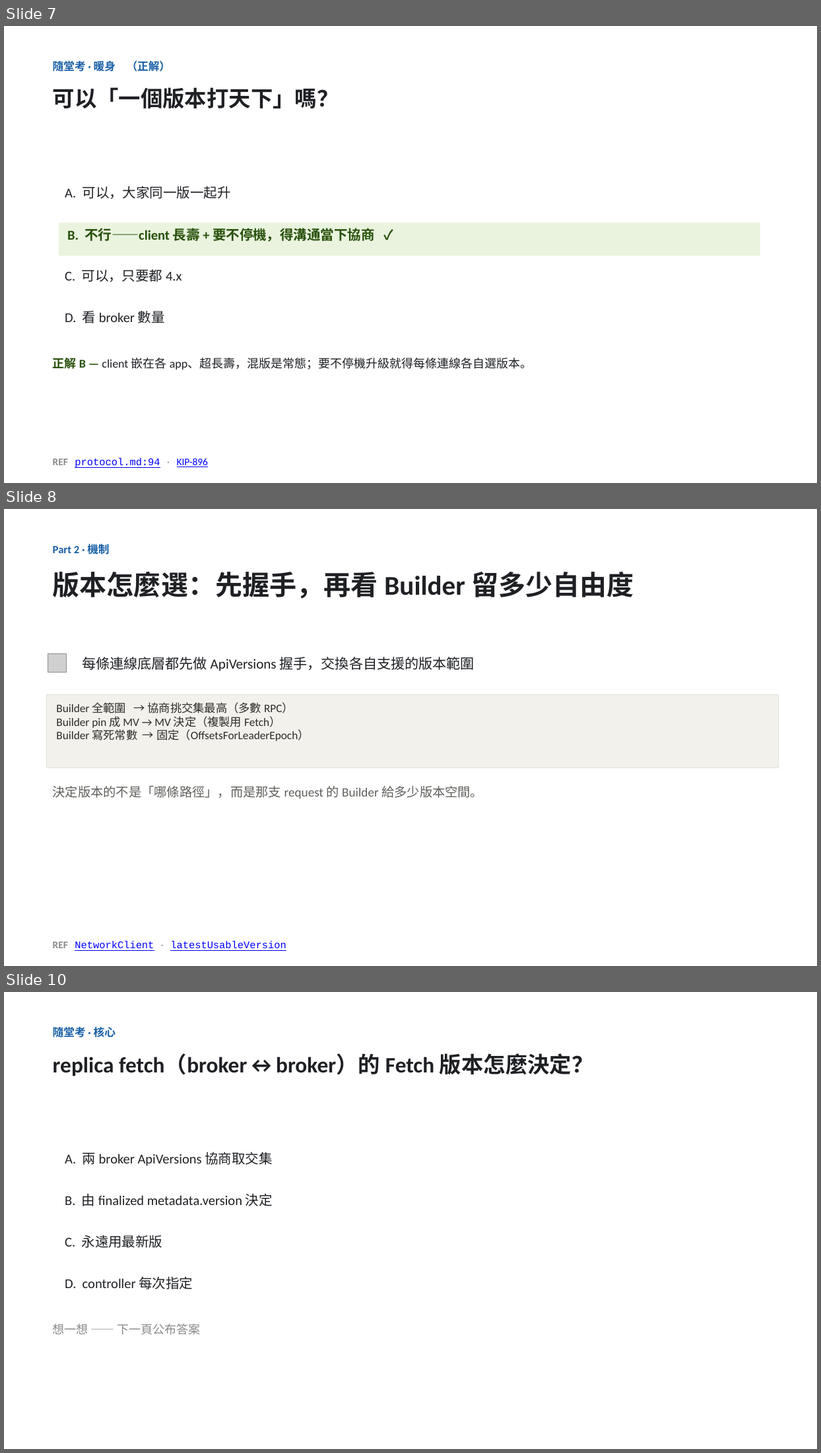
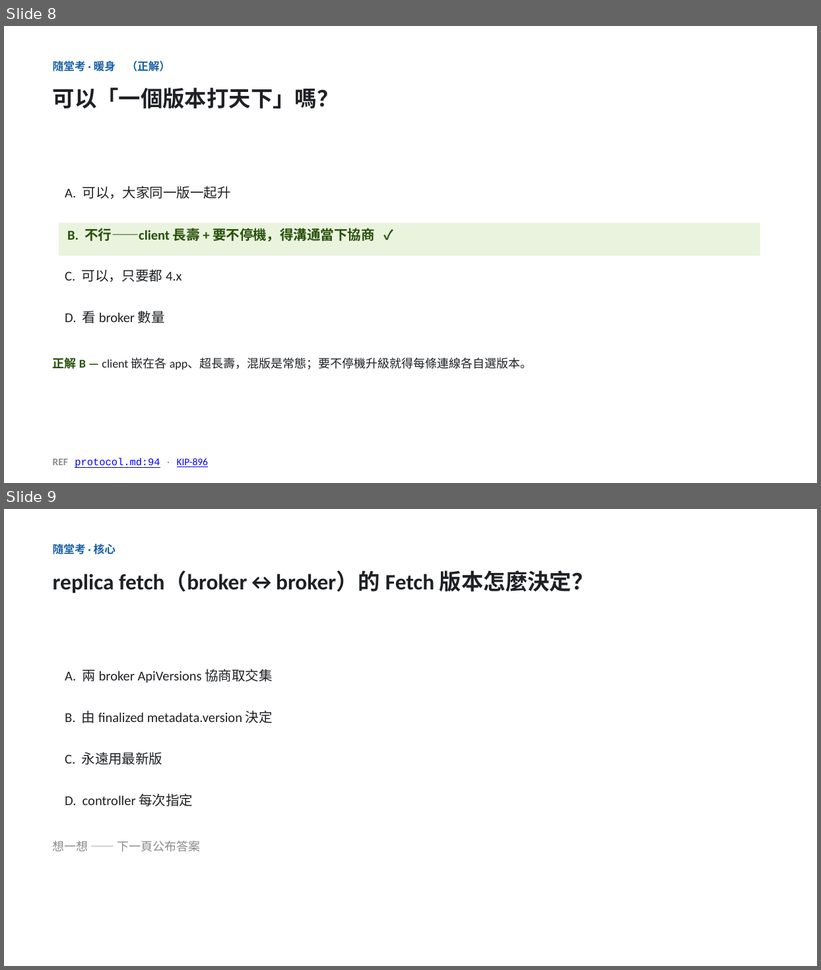
Before and after one commit to unknowntpo/kafka, a slide deck: study/version-control/kafka-version-negotiation.pptx. Shown one above the other, each under a label of ours: slides 7, 8 and 10 before the commit, slides 8 and 9 after it; the slides between them are not shown. The pictures are 821x1453 and 821x970 pixels, drawn with LibreOffice and Linux fonts; fonts in the diff are those of the drawing; grey boxes stand for pictures. Boxes give left, top, right and bottom in pixels: in the first picture for what was removed or moved away, otherwise in the second. Text is boxed around its words. In the diff, an @@ line names an element or a change of style, - is before the commit and + after.

Commit message:
study(version-control): deck 重排為 2 段，開場先亮三種通訊角色地圖
- Part 1（版本怎麼選）：地圖(三角色) → 三層 scope → §2a Fetch 圖 → 選版機制；Part 2 失敗訊息
- 合併原 Part 1+2，controller 於開場地圖即登場，不再突兀；15 張
- talk-outline.md 同步為 2 段結構

```diff
--- a/study/version-control/kafka-version-negotiation.pptx
+++ b/study/version-control/kafka-version-negotiation.pptx
@@ slide 8 removed at bbox=[4, 509, 817, 966], background #FFFFFF @@
@@ text removed at bbox=[53, 542, 109, 557] @@
-Part 2 · 機制
@@ text removed at bbox=[53, 572, 634, 599] @@
-版本怎麼選：先握手，再看 Builder 留多少自由度
@@ picture removed at bbox=[48, 654, 66, 673] @@
@@ text removed at bbox=[82, 657, 475, 671] @@
-每條連線底層都先做 ApiVersions 握手，交換各自支援的版本範圍
@@ rectangle removed at bbox=[47, 695, 779, 768] @@
-Builder 全範圍 → 協商挑交集最高（多數 RPC）
-Builder pin 成 MV → MV 決定（複製用 Fetch）
-Builder 寫死常數 → 固定（OffsetsForLeaderEpoch）
@@ text removed at bbox=[53, 786, 483, 799] @@
-決定版本的不是「哪條路徑」，而是那支 request 的 Builder 給多少版本空間。
@@ text removed at bbox=[53, 941, 286, 951] @@
-REF NetworkClient · latestUsableVersion
@@ what was slide 7 is now slide 8 @@
@@ what was slide 10 is now slide 9 @@
```
Also in this commit, not shown: 7 slides changed, 2 other files.
